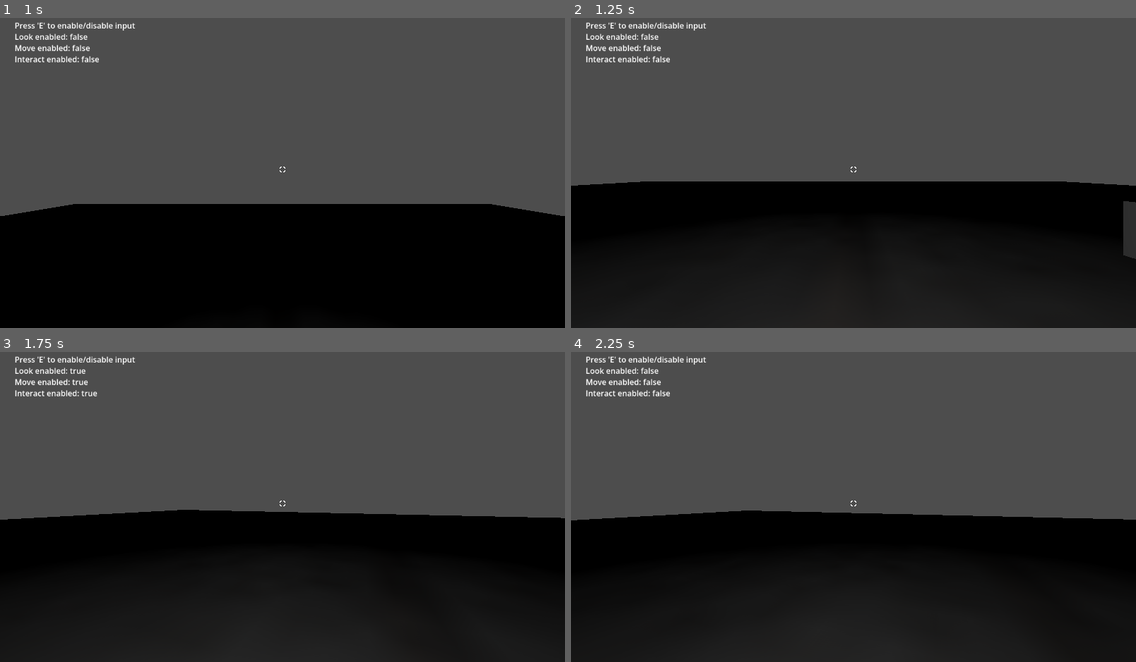
Above: before the commit, frames 1-4 (two rows, left to right).
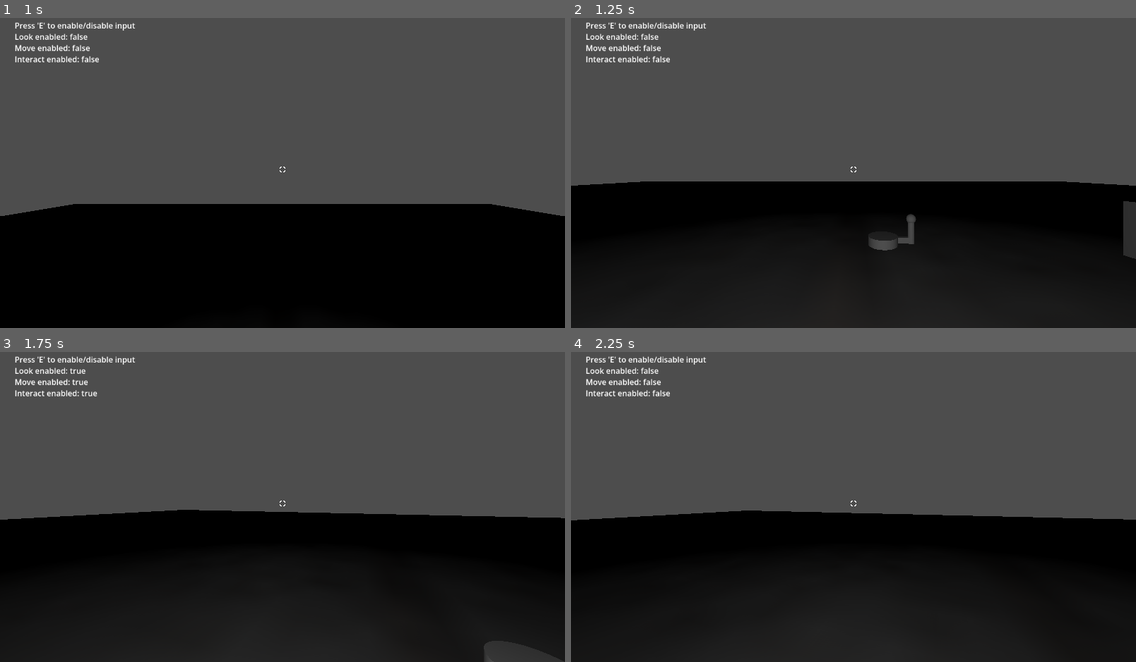
Above: after the commit, the same moments.

Repository: Area9579/Underwater-Jam
Game: Godot game, scene res://Gym/gym.tscn
The game is run twice, just before and just after one commit, with the same random seed, the same clock (stepped at 60 frames per second) and the same inputs.
Inputs (mouse positions are in pixels of both pictures, inside the frame that each line leads up to):
- Up to frame 1 (1 s): tap E (debug_toggle) at 0.5 s; move the mouse to (310, 166) at 0.52 s; press the mouse at (310, 166) at 0.53 s; hold W (forward) from 0.53 s (still down)
- Up to frame 2 (1.25 s): keep holding W (forward)
- Up to frame 3 (1.75 s): keep holding W (forward); tap E (debug_toggle) at 1.25 s; move the mouse to (254, 503) at 1.27 s; release the mouse at (254, 503) at 1.28 s; click (254, 503) at 1.35 s
- Up to frame 4 (2.25 s): keep holding W (forward); tap E (debug_toggle) at 2 s; move the mouse to (864, 497) at 2.02 s; press the mouse at (864, 497) at 2.03 s

Frame 1 is identical in both runs. In frame 2, 0.3% of the frame differs, in the area x 52-61%, y 63-75%; in frame 3, 0.2%; in frame 4, nothing differs.

Commit message:
Discrete Hand Crank

Diff:
--- /dev/null
+++ b/Content/InteractableItems/ValveControlPanel/HandCrank/hand_crank.gd
@@ -0,0 +1,3 @@
+class_name HandCrank extends Area3D
+
+var interaction_handler : HandCrankInteractionHandler = HandCrankInteractionHandler.new(self)
--- /dev/null
+++ b/Content/InteractableItems/ValveControlPanel/HandCrank/hand_crank.tscn
@@ -0,0 +1,48 @@
+[gd_scene format=3 uid="uid://ck6va6usf5n3w"]
+
+[ext_resource type="Script" uid="uid://b2eswotaatkf" path="res://Content/InteractableItems/ValveControlPanel/HandCrank/hand_crank.gd" id="1_40k5c"]
+
+[sub_resource type="CapsuleShape3D" id="CapsuleShape3D_g4v7s"]
+radius = 0.20605469
+height = 0.71014404
+
+[sub_resource type="BoxMesh" id="BoxMesh_g4v7s"]
+size = Vector3(0.48132324, 0.079833984, 0.103637695)
+
+[sub_resource type="CylinderMesh" id="CylinderMesh_g4v7s"]
+top_radius = 0.27148438
+bottom_radius = 0.27148438
+height = 0.16305542
+
+[sub_resource type="CylinderMesh" id="CylinderMesh_yf5fn"]
+top_radius = 0.06298828
+bottom_radius = 0.06298828
+height = 0.42242432
+
+[sub_resource type="CapsuleMesh" id="CapsuleMesh_yf5fn"]
+radius = 0.08959961
+height = 0.17919922
+
+[node name="HandCrank" type="Area3D" unique_id=922139481]
+collision_layer = 8
+collision_mask = 0
+script = ExtResource("1_40k5c")
+
+[node name="CollisionShape3D" type="CollisionShape3D" parent="." unique_id=93735581]
+transform = Transform3D(1, 0, 0, 0, 1, 0, 0, 0, 1, 0.48542333, 0.18582153, 0)
+shape = SubResource("CapsuleShape3D_g4v7s")
+
+[node name="Shaft" type="MeshInstance3D" parent="." unique_id=699958632]
+transform = Transform3D(1, 0, 0, 0, -4.371139e-08, 1, 0, -1, -4.371139e-08, 0.25933838, 0.0041530877, 0.005114828)
+mesh = SubResource("BoxMesh_g4v7s")
+
+[node name="MainDial" type="MeshInstance3D" parent="." unique_id=1033902106]
+mesh = SubResource("CylinderMesh_g4v7s")
+
+[node name="VerticalHandle" type="MeshInstance3D" parent="." unique_id=516858261]
+transform = Transform3D(1, 0, 0, 0, 1, 0, 0, 0, 1, 0.5239485, 0.15506741, -0.00474811)
+mesh = SubResource("CylinderMesh_yf5fn")
+
+[node name="Knob" type="MeshInstance3D" parent="." unique_id=972784513]
+transform = Transform3D(1, 0, 0, 0, 1, 0, 0, 0, 1, 0.5239485, 0.39505768, -0.004748111)
+mesh = SubResource("CapsuleMesh_yf5fn")
--- /dev/null
+++ b/Content/InteractableItems/ValveControlPanel/hand_crank_interaction_handler.gd
@@ -0,0 +1,34 @@
+class_name HandCrankInteractionHandler extends AbstractInteractionHandler
+
+var hand_crank : HandCrank
+
+
+func _init(interactable_node : HandCrank) -> void:
+	super(interactable_node)
+	if interactable_node is not HandCrank:
+		printerr("%s: Interactable node: %s is not a HandCrank" % [self, interactable_node])
+		return
+	hand_crank = interactable_node
+
+
+func is_correct_input_given() -> bool:
+	if Input.is_action_just_pressed("interact"):
+		return true
+	return false
+
+
+func fade_in_hover_effect() -> void:
+	pass
+
+
+func fade_out_hover_effect() -> void:
+	pass
+
+
+func do_interaction(_entity : FirstPersonEntityController) -> void:
+	is_interacting = true
+	var curr_rotation = hand_crank.global_rotation
+	var tween = create_tween()
+	tween.tween_property(hand_crank, "global_rotation", Vector3(curr_rotation.x, curr_rotation.y + deg_to_rad(90), curr_rotation.z), 0.5)
+	await tween.finished
+	is_interacting = false
--- /dev/null
+++ b/Content/InteractableItems/ValveControlPanel/panel_slider.tscn
@@ -0,0 +1,3 @@
+[gd_scene format=3 uid="uid://6iauj55miwxs"]
+
+[node name="PanelSlider" type="Node3D" unique_id=421818388]
--- /dev/null
+++ b/Content/ValveControlPanel/valve_control_panel.tscn
@@ -0,0 +1,3 @@
+[gd_scene format=3 uid="uid://bika1w8r7wj1h"]
+
+[node name="ValveControlPanel" type="Node3D" unique_id=118694957]
--- a/Gym/gym.tscn
+++ b/Gym/gym.tscn
@@ -2,9 +2,10 @@
 
 [ext_resource type="Script" uid="uid://cbf7scghvtpbk" path="res://Gym/gym.gd" id="1_rh7av"]
 [ext_resource type="Texture2D" uid="uid://cn4p5lf82faki" path="res://Gym/Assets/Horror_Floor_12-128x128.png" id="2_d8kd1"]
-[ext_resource type="PackedScene" uid="uid://ck14gy6b7mpyl" path="res://Content/Player/player.tscn" id="3_1er27"]
+[ext_resource type="PackedScene" uid="uid://c7fwgmmrjf53x" path="res://Content/Player/player.tscn" id="3_1er27"]
 [ext_resource type="PackedScene" uid="uid://co2ljeot3jbkr" path="res://Gym/Interactables/Click/test_click_interactable.tscn" id="4_n475g"]
 [ext_resource type="PackedScene" uid="uid://hr32o2ebjj8a" path="res://Gym/Interactables/Hold/test_hold_interactable.tscn" id="5_d8kd1"]
+[ext_resource type="PackedScene" uid="uid://ck6va6usf5n3w" path="res://Content/InteractableItems/ValveControlPanel/HandCrank/hand_crank.tscn" id="6_1er27"]
 
 [sub_resource type="WorldBoundaryShape3D" id="WorldBoundaryShape3D_g4v7s"]
 
@@ -73,3 +74,6 @@
 
 [node name="TestHoldInteractable" parent="." unique_id=1075163943 instance=ExtResource("5_d8kd1")]
 transform = Transform3D(1, 0, 0, 0, 1, 0, 0, 0, 1, 4.945922, 0.67565703, -2.9100409)
+
+[node name="HandCrank" parent="." unique_id=922139481 instance=ExtResource("6_1er27")]
+transform = Transform3D(1, 0, 0, 0, 1, 0, 0, 0, 1, 0.53885794, 0.20196843, -3.8353767)
--- a/project.godot
+++ b/project.godot
@@ -28,6 +28,7 @@
 "res://Content/": "orange",
 "res://Content/Player/": "red",
 "res://Content/Player/Assets/": "purple",
+"res://Content/ValveControlPanel/": "green",
 "res://Debug Character/": "gray",
 "res://Gym/": "green",
 "res://Gym/Assets/": "purple",
Not shown, added: Content/InteractableItems/ValveControlPanel/HandCrank/hand_crank.gd.uid
Not shown, added: Content/InteractableItems/ValveControlPanel/hand_crank_interaction_handler.gd.uid
